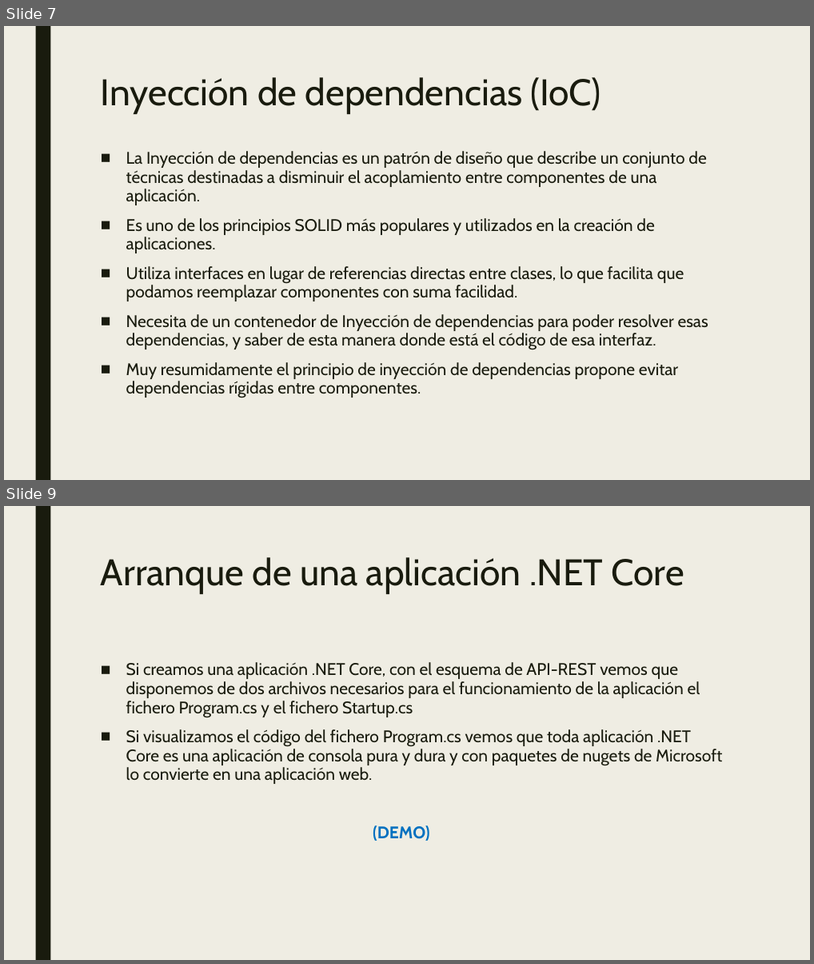
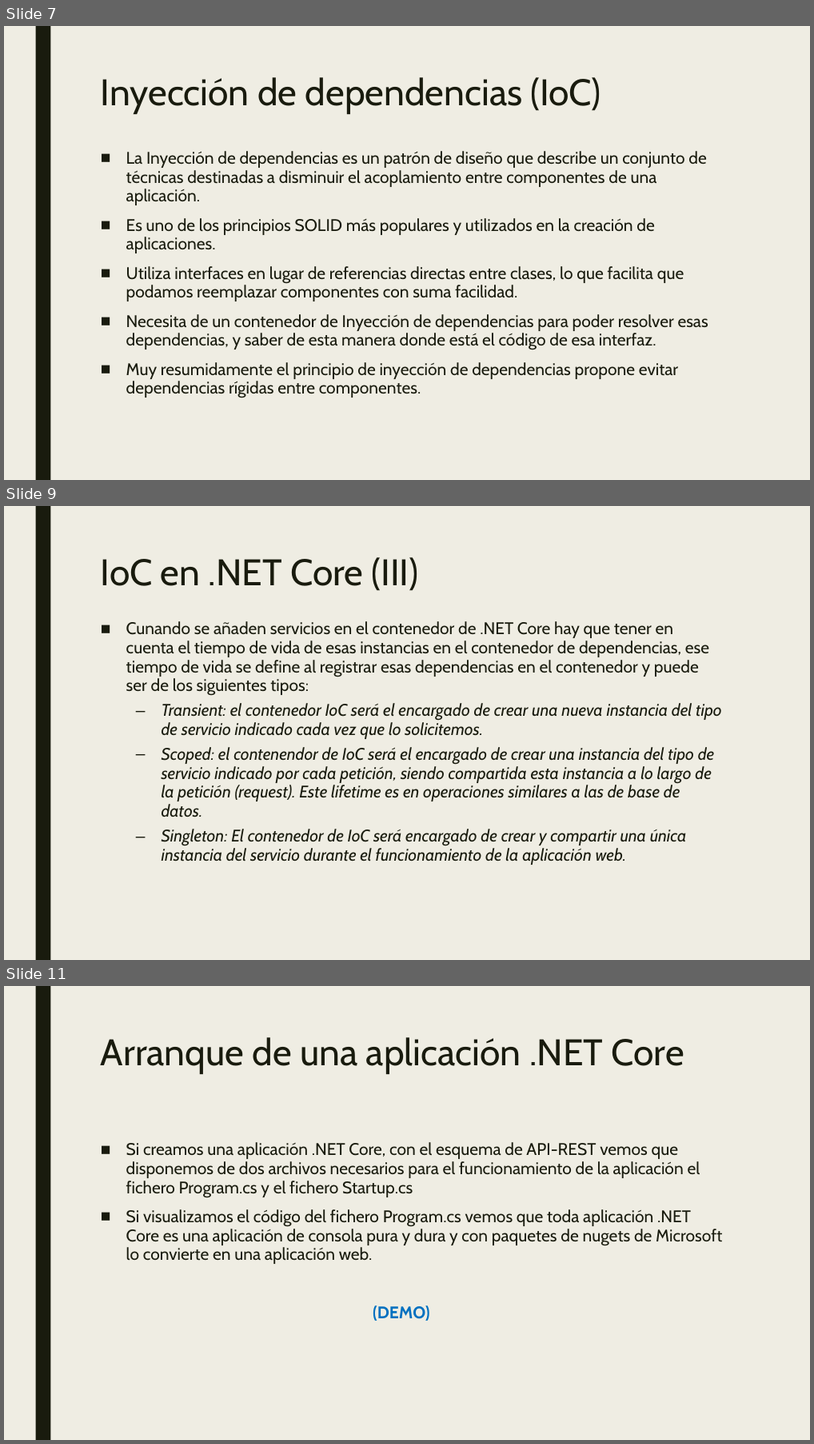
Before and after one commit to dadjh85/Demo1-Curso-.NetCore3.1, a slide deck: doc/Demo1- Curso .NET Core.pptx. Shown one above the other, each under a label of ours: slides 7 and 9 before the commit, slides 7, 9 and 11 after it; the slides between them are not shown. The pictures are 814x964 and 814x1444 pixels, drawn with LibreOffice and Linux fonts; fonts in the diff are those of the drawing. Boxes give left, top, right and bottom in pixels: in the first picture for what was removed or moved away, otherwise in the second. Text is boxed around its words. In the diff, an @@ line names an element or a change of style, - is before the commit and + after.

Commit message:
* Added lifetime of IoC .NET Core

```diff
--- a/doc/Demo1- Curso .NET Core.pptx
+++ b/doc/Demo1- Curso .NET Core.pptx
@@ slide 9 added at <box>4,506,810,960</box>, background #EFEDE3; not listed: 1 template element that a slide beside it also shows @@
@@ title added at <box>101,557,418,591</box>, 44 pt, text #191B0E @@
+IoC en .NET Core (III)
@@ text added at <box>126,621,722,864</box>, 20 pt, text #191B0E, italic @@
+■ Cunando se añaden servicios en el contenedor de .NET Core hay que tener en cuenta el tiempo de vida de esas instancias en el contenedor de dependencias, ese tiempo de vida se define al registrar esas dependencias en el contenedor y puede ser de los siguientes tipos:
+  – Transient: el contenedor IoC será el encargado de crear una nueva instancia del tipo de servicio indicado cada vez que lo solicitemos.
+  – Scoped: el contenendor de IoC será el encargado de crear una instancia del tipo de servicio indicado por cada petición, siendo compartida esta instancia a lo largo de la petición (request). Este lifetime es en operaciones similares a las de base de datos.
+  – Singleton: El contenedor de IoC será encargado de crear y compartir una única instancia del servicio durante el funcionamiento de la aplicación web.
@@ what was slide 9 is now slide 11 @@
```
Also in this commit, not shown: 3 slides changed, 1 other slide added, 7 other files.
